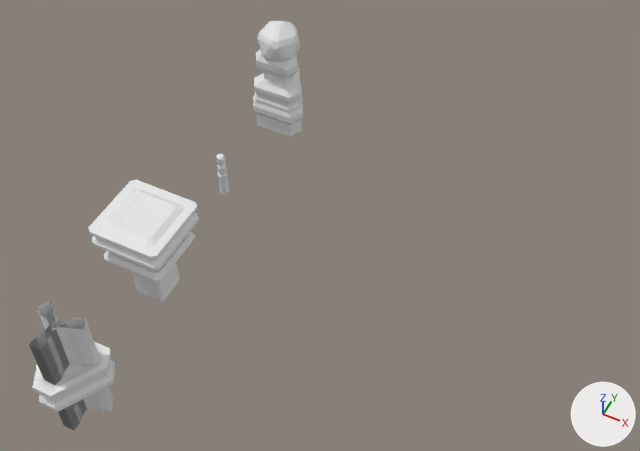
One commit to the FBX model MLD66/Assets/base/buildings/buildings.fbx: the scene before it, then after it.
The view is the same before and after, from a 50 mm camera at (5.92, -8.35, 10.19) aimed at (2.16, -0.83, 0.79). Lighting does not change. The marker at lower right points along +X, +Y and +Z. Where no turn or scale is listed for an object, it has been applied to the vertices.

Script lines for the objects in view, before the commit:
```python
me_cube = bpy.data.meshes.new('Cube')
me_cube.from_pydata(...)  # 64 vertices, 28 faces; spans x -0.38..0.38, y -0.38..0.27, z -1.0..1.0
me_cylinder_003 = bpy.data.meshes.new('Cylinder.003')
me_cylinder_003.from_pydata(...)  # 90 vertices, 85 faces; spans x -0.49..0.49, y -0.36..0.49, z -0.3..1.28
me_torus = bpy.data.meshes.new('Torus')
me_torus.from_pydata(...)  # 248 vertices, 241 faces; spans x -0.56..0.56, y -0.56..0.56, z -0.48..1.11
ob_connector = bpy.data.objects.new('connector', me_cube)
ob_connector.location = (0.0, -4.0, 0.0)
ob_cpu = bpy.data.objects.new('cpu', me_torus)
ob_cpu.location = (0.0, -2.0, 0.0)
ob_laserdrill = bpy.data.objects.new('laserdrill', me_cylinder_003)
ob_laserdrill.location = (0.0, 2.0, 0.0)
# also in view: 'laserdrill_lens' at (0.0, 2.0, 1.38); 'connector_detail' at (0.0, -4.08, 0.0)
```
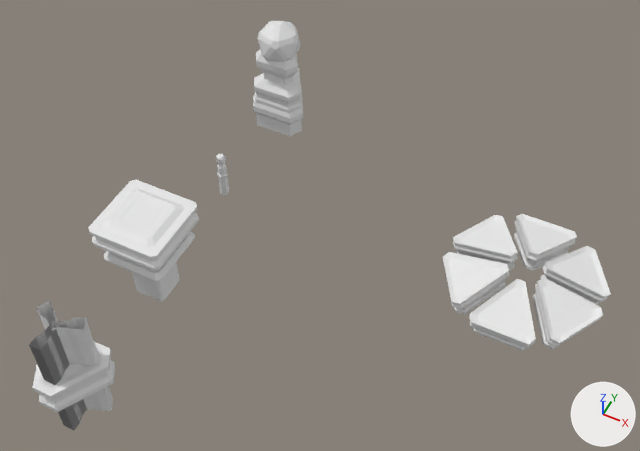
Where the change shows, as pixel boxes [x1, y1, x2, y2] in the pictures (640 x 451 px):
'solarpanel', added
    after: [443, 214, 611, 351]
'solarpanel_panes', added
    after: [448, 220, 603, 339]

The change in detail:
Mesh me_mesh is new.
It has 504 vertices, 480 faces and spans x -1.17..1.17, y -1.12..1.12, z -0.03..0.51.
Mesh me_mesh_001 is new.
It has 36 vertices, 6 faces and spans x -1.09..1.09, y -1.06..1.06, z 0.3..0.46.
Object 'solarpanel' (ob_solarpanel) is new; it shows me_mesh.
Its location is (5.0, 0.0, 0.0).
Object 'solarpanel_panes' (ob_solarpanel_panes) is new; it shows me_mesh_001.
Its location is (5.0, 0.0, 0.0).
